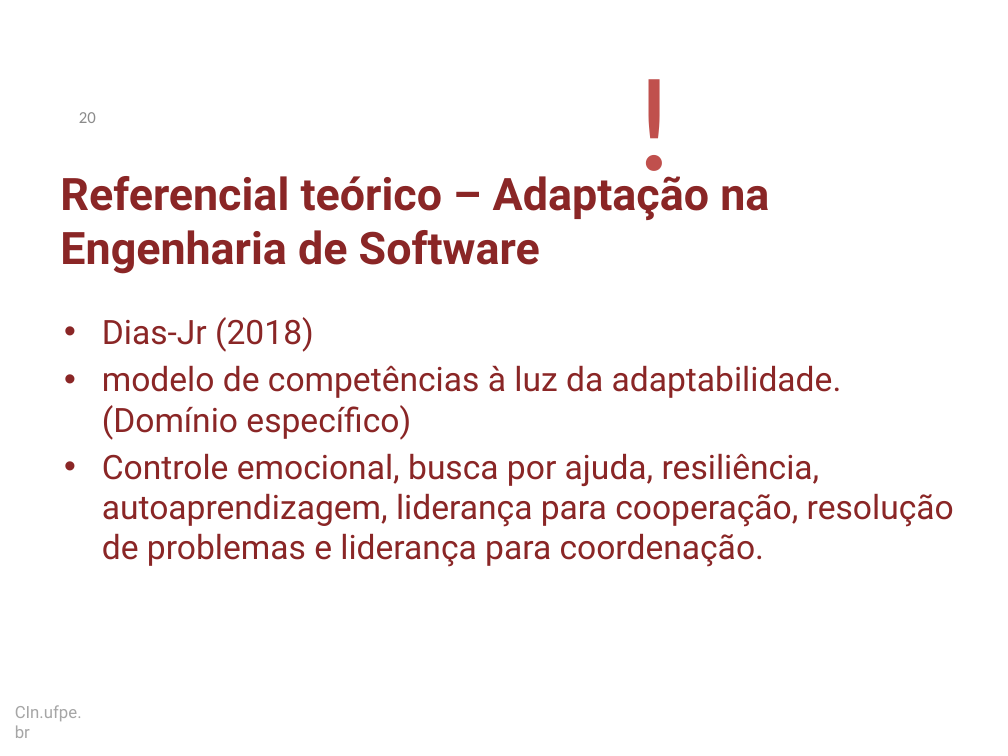
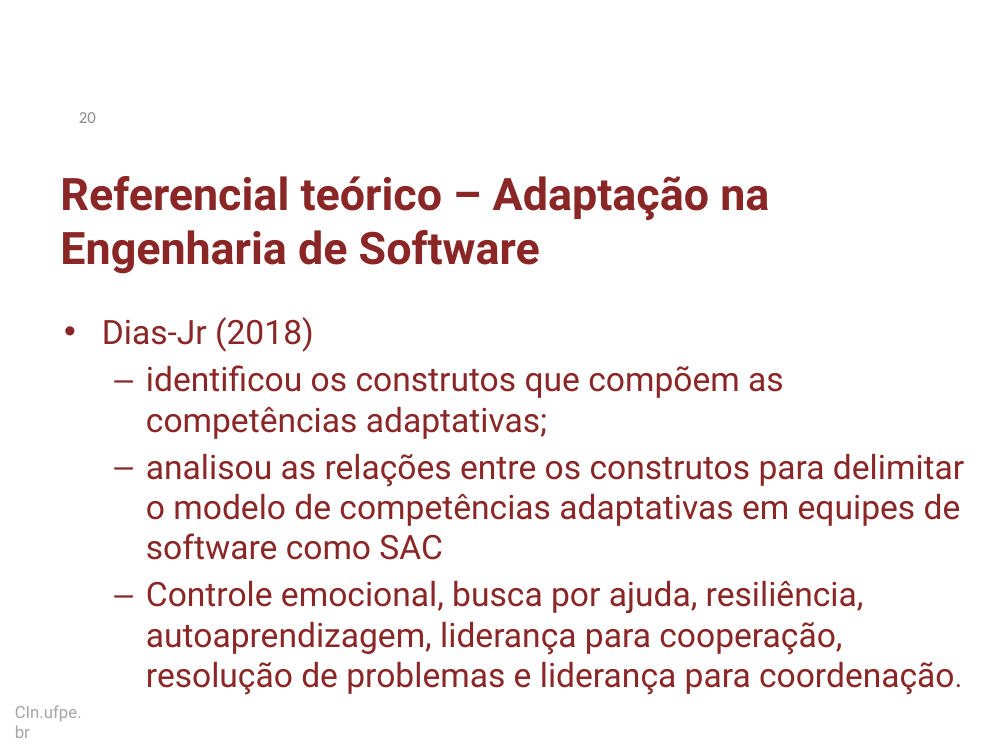
Before and after one commit to dan1lo/doutoradoR, a slide deck: slide 20 of apresentacao doutorado simplificado.pptx. Drawn at 1008x756 pixels with LibreOffice and Linux fonts; fonts in the diff are those of the drawing; background and template pictures are left out. Boxes give left, top, right and bottom in pixels: in the first picture for what was removed or moved away, otherwise in the second. Text is boxed around its words. In the diff, an @@ line names an element or a change of style, - is before the commit and + after.

```diff
--- a/apresentacao doutorado simplificado.pptx
+++ b/apresentacao doutorado simplificado.pptx
@@ text removed at <box>623,31,908,205</box> @@
-!
@@ text at <box>146,365,964,560</box>: text changed @@
-• modelo de competências à luz da adaptabilidade. (Domínio específico)
+  – identificou os construtos que compõem as competências adaptativas;
+  – analisou as relações entre os construtos para delimitar o modelo de competências adaptativas em equipes de software como SAC
@@ text at <box>146,580,955,695</box>: size 24 to 20 pt in "coordenação."; bullet • to –; list level 1 to 2 in "Controle emocional, busca por ajuda, ..." @@
```
Also in this commit, not shown: 8 other slides changed.
